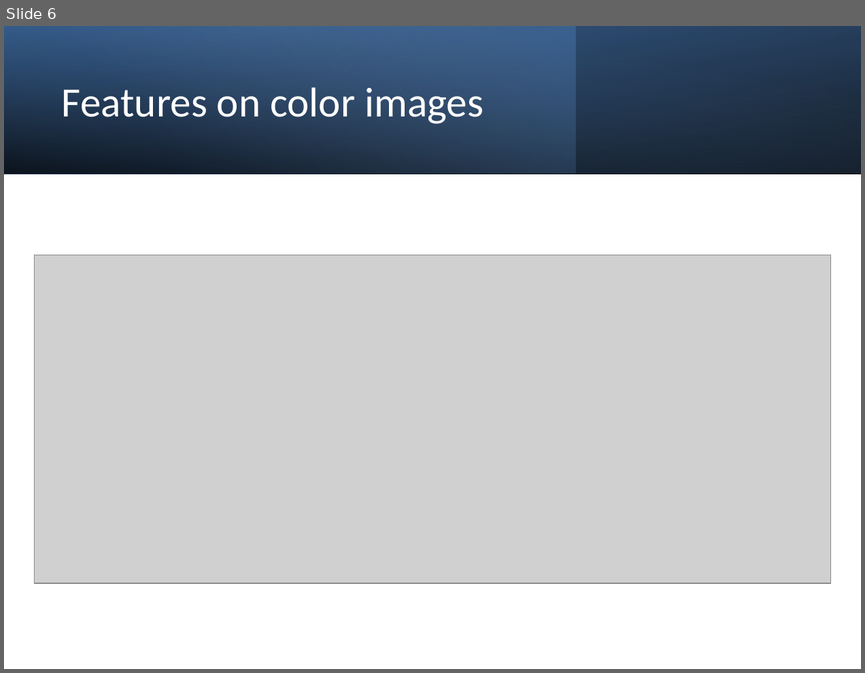
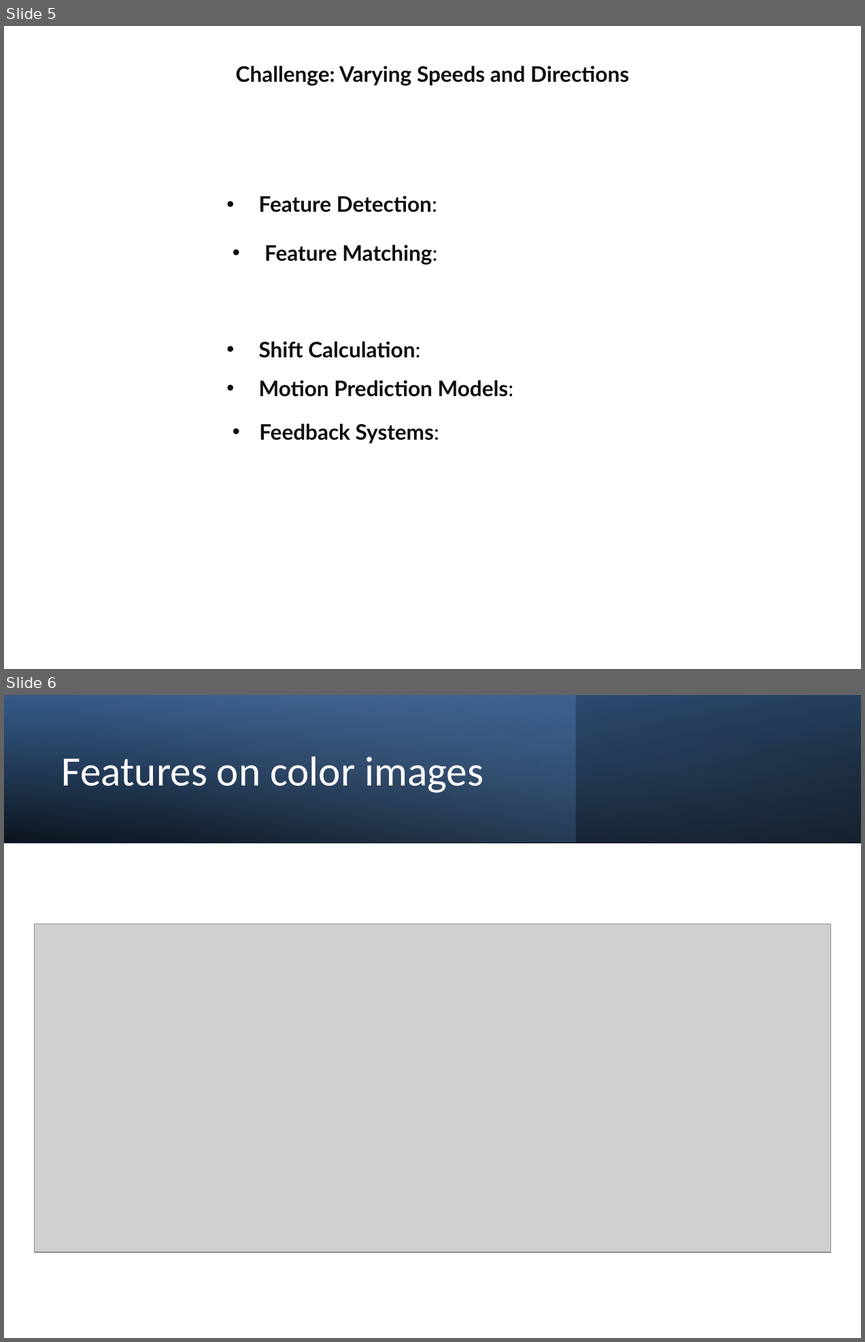
Before and after one commit to mpredut/fordaq, a slide deck: doc/Final_Image_Processing_Presentation.pptx. Shown one above the other, each under a label of ours: slide 6 before the commit, slides 5 and 6 after it. The pictures are 865x673 and 865x1342 pixels, drawn with LibreOffice and Linux fonts; fonts in the diff are those of the drawing; grey boxes stand for pictures. Boxes give left, top, right and bottom in pixels: in the first picture for what was removed or moved away, otherwise in the second. Text is boxed around its words. In the diff, an @@ line names an element or a change of style, - is before the commit and + after.

```diff
--- a/doc/Final_Image_Processing_Presentation.pptx
+++ b/doc/Final_Image_Processing_Presentation.pptx
@@ slide 5 added at (4,26,861,669), background #FFFFFF @@
@@ title added at (236,65,629,86), 18 pt, text #0D0D0D, bold @@
+Challenge: Varying Speeds and Directions
@@ text added at (259,195,437,212), 18 pt, text #0D0D0D, bold @@
+• Feature Detection:
@@ text added at (264,244,437,265), 18 pt, text #0D0D0D, bold @@
+• Feature Matching:
@@ text added at (259,341,420,358), 18 pt, text #0D0D0D, bold @@
+• Shift Calculation:
@@ text added at (259,380,514,397), 18 pt, text #0D0D0D, bold @@
+• Motion Prediction Models:
@@ text added at (259,423,439,444), 18 pt, text #0D0D0D, bold @@
+• Feedback Systems:
```
Also in this commit, not shown: 1 other slide added, 3 other files.
